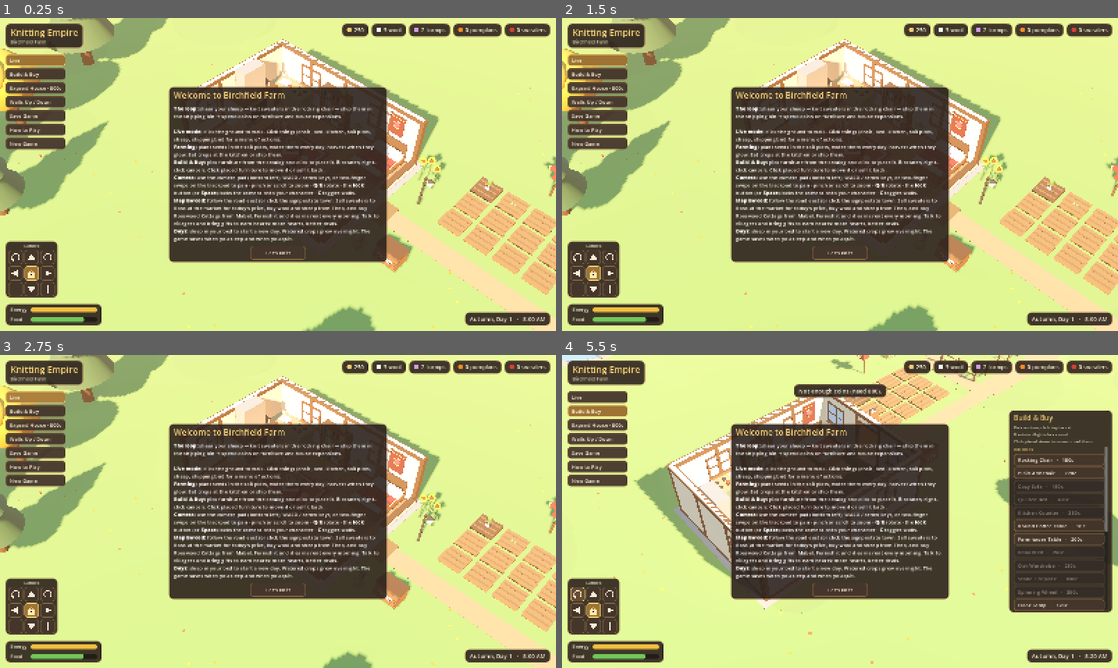
Above: before the commit, frames 1-4 (two rows, left to right).
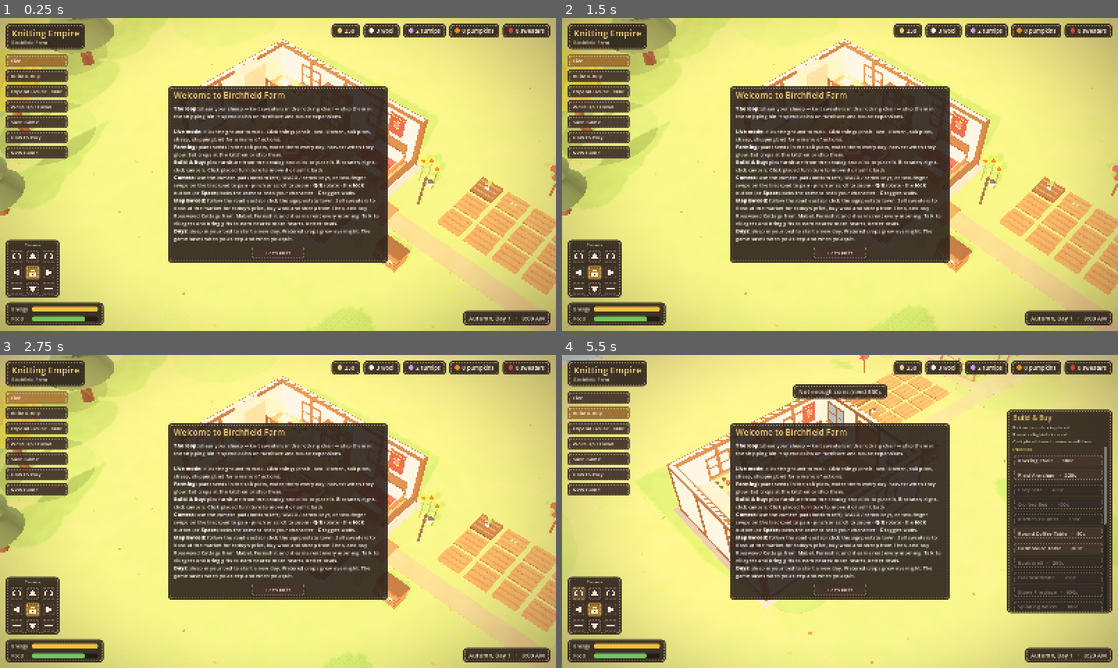
Above: after the commit, the same moments.

Repository: alexxtronic/knitting-empire
Game: Godot game, scene res://main.tscn
The game is run twice, just before and just after one commit, with the same random seed, the same clock (stepped at 60 frames per second) and the same inputs.
Inputs (mouse positions are in pixels of both pictures, inside the frame that each line leads up to):
- Up to frame 1 (0.25 s): no input
- Up to frame 2 (1.5 s): click "New Game" at 0.5 s; click "New Game" at 1.25 s
- Up to frame 3 (2.75 s): click "Live" at 2 s
- Up to frame 4 (5.5 s): click "Build & Buy" at 2.75 s; click "Expand House · 800c" at 3.5 s; click "Walls Up / Down" at 4.25 s; click (578, 592) at 5.02 s

The runs differ from the first frame. In frame 1, 28% of the frame differs, in the area x 0-100%, y 0-100%; in frame 2, 28%; in frame 3, 27%; in frame 4, 27%.

Commit message:
Hour 5: Woolcore style v0
The world now looks handmade. A felt-and-knit shader (shaders/woolcore.gdshader)
covers every solid surface: felt mottling, fibres and a fuzzy rim everywhere,
with stockinette stitches on the grass, the house walls, rugs and plaid fabric.
Textures are projected in world space so stitches keep their size.

Colour grade with plum shadows and cream highlights, a soft vignette, and rain
that greys it down. Bordered UI panels and buttons are now felt patches with a
running stitch, generated in code.

Three style frames in docs/woolcore/, made by running the game with
--styleframes=DIR. Autotest: 66/66 pass.

Co-Authored-By: Claude Opus 5.5 <noreply@anthropic.com>

Diff:
--- a/scripts/catalog.gd
+++ b/scripts/catalog.gd
@@ -32,10 +32,37 @@
 
 # --- primitive helpers ---------------------------------------------------------
 
-static func mat(c: Color, rough: float = 0.85, glow: float = 0.0) -> StandardMaterial3D:
+## Woolcore (shaders/woolcore.gdshader): solid surfaces are felt, and the colours below are knitted,
+## with this stitch width in metres. Glass, water and glowing things stay plain.
+static var woolcore := true
+const WOOL_SHADER := preload("res://shaders/woolcore.gdshader")
+const KNIT := [
+	[Color(0.43, 0.58, 0.28), 0.24], # grass (world.gd GRASS)
+	[Color(0.92, 0.86, 0.74), 0.15], # house plaster (main.gd PLASTER)
+	[PLAID, 0.07], [PLAID_DARK, 0.07], [CREAM, 0.08],
+	[Color(0.45, 0.12, 0.11), 0.08], [Color(0.88, 0.80, 0.62), 0.08], [Color(0.62, 0.17, 0.14), 0.08], # red rug
+	[Color(0.35, 0.42, 0.55), 0.08], [Color(0.62, 0.35, 0.25), 0.08], # round rug
+]
+
+
+static func mat(c: Color, rough: float = 0.85, glow: float = 0.0) -> Material:
 	var key := "%s_%s_%s" % [c.to_html(true), rough, glow]
 	if _mats.has(key):
 		return _mats[key]
+	if woolcore and glow <= 0.0 and rough >= 0.3 and c.a >= 0.99:
+		var stitch := 0.0
+		for k in KNIT:
+			if (k[0] as Color).is_equal_approx(c):
+				stitch = k[1]
+		var sm := ShaderMaterial.new()
+		sm.shader = WOOL_SHADER
+		sm.set_shader_parameter("albedo", c)
+		sm.set_shader_parameter("roughness", clampf(rough + 0.1, 0.0, 1.0))
+		sm.set_shader_parameter("pattern", 1 if stitch > 0.0 else 0)
+		sm.set_shader_parameter("stitch", maxf(stitch, 0.05))
+		sm.set_shader_parameter("contrast", 0.86 if stitch > 0.2 else 0.72) # big ground stitches stay gentle
+		_mats[key] = sm
+		return sm
 	var m := StandardMaterial3D.new()
 	m.albedo_color = c
 	m.roughness = rough
--- a/scripts/hud.gd
+++ b/scripts/hud.gd
@@ -143,6 +143,7 @@
 	root.mouse_filter = Control.MOUSE_FILTER_IGNORE
 	root.theme = _make_theme()
 	add_child(root)
+	_build_vignette()
 	_build_title()
 	_build_resources()
 	_build_left()
@@ -167,7 +168,98 @@
 
 # --- styling -------------------------------------------------------------------
 
-func _sb(c: Color, radius: int, border := Color(0, 0, 0, 0), margin := 10.0) -> StyleBoxFlat:
+## Woolcore UI: a bordered panel or button is a piece of felt with a running stitch sewn around
+## it (see _stitched); a borderless one is a plain rounded shape.
+func _sb(c: Color, radius: int, border := Color(0, 0, 0, 0), margin := 10.0) -> StyleBox:
+	if border.a > 0.0 and radius >= 6:
+		return _stitched(c, radius, border, margin)
+	return _sb_flat(c, radius, border, margin)
+
+
+static var _felt_cache := {}
+
+## A felt patch with a running stitch, drawn into a small image and nine-sliced. The edges
+## tile, so the stitches keep their size on any panel. Stitch period 8 px: 5 thread, 3 gap.
+func _stitched(c: Color, radius: int, border: Color, margin: float) -> StyleBoxTexture:
+	var key := "%s|%d|%s" % [c.to_html(), radius, border.to_html()]
+	var m := maxi(radius + 6, 14) # corner size
+	var n := m * 2 + 16 # a 16 px middle band that tiles
+	var tex: ImageTexture = _felt_cache.get(key)
+	if tex == null:
+		var img := Image.create(n, n, false, Image.FORMAT_RGBA8)
+		var rng := RandomNumberGenerator.new()
+		rng.seed = 7
+		var thread := border.lerp(Color(1.0, 0.95, 0.82), 0.3)
+		thread.a = 1.0
+		var shade := Color(0, 0, 0, 0.35)
+		var size := Vector2(n, n)
+		var r := float(radius)
+		var inset := 5.5
+		var ri := maxf(r - inset, 1.5)
+		for y in n:
+			for x in n:
+				var p := Vector2(x + 0.5, y + 0.5)
+				var d := _sd_rrect(p, size, 0.5, r)
+				if d > 0.5:
+					img.set_pixel(x, y, Color(0, 0, 0, 0))
+					continue
+				var col := c
+				var grain := 1.0 + (rng.randf() - 0.5) * 0.07 + (0.03 if (x + y * 3) % 7 == 0 else 0.0)
+				col = Color(col.r * grain, col.g * grain, col.b * grain, c.a)
+				col = col.darkened(0.22 * clampf(1.0 + d / 2.5, 0.0, 1.0)) # a soft rolled edge
+				# the stitch: distance to an inset rounded path, dashed along the edges
+				var ds := absf(_sd_rrect(p, size, inset, ri))
+				var dsh := absf(_sd_rrect(p - Vector2(0, 1.2), size, inset, ri)) # its shadow, a pixel lower
+				var on := _stitch_on(p, size, inset, ri, m)
+				if on and dsh < 1.2 and ds >= 1.0:
+					col = col.lerp(shade, 0.5 * clampf(1.2 - dsh, 0.0, 1.0))
+				if on and ds < 1.25:
+					var k := clampf(1.25 - ds, 0.0, 1.0)
+					var tc := thread.lightened(0.12) if ds < 0.4 else thread
+					col = col.lerp(Color(tc.r, tc.g, tc.b, maxf(col.a, 0.95)), k)
+				col.a *= clampf(0.5 - d, 0.0, 1.0)
+				img.set_pixel(x, y, col)
+		tex = ImageTexture.create_from_image(img)
+		_felt_cache[key] = tex
+	var sb := StyleBoxTexture.new()
+	sb.texture = tex
+	sb.texture_margin_left = m
+	sb.texture_margin_right = m
+	sb.texture_margin_top = m
+	sb.texture_margin_bottom = m
+	sb.axis_stretch_horizontal = StyleBoxTexture.AXIS_STRETCH_MODE_TILE_FIT
+	sb.axis_stretch_vertical = StyleBoxTexture.AXIS_STRETCH_MODE_TILE_FIT
+	sb.content_margin_left = margin + 5.0
+	sb.content_margin_right = margin + 5.0
+	sb.content_margin_top = margin * 0.6 + 2.0
+	sb.content_margin_bottom = margin * 0.6 + 2.0
+	return sb
+
+
+## Signed distance from p to a rounded rectangle filling `size`, shrunk by `inset`, corner radius r.
+static func _sd_rrect(p: Vector2, size: Vector2, inset: float, r: float) -> float:
+	var c := size * 0.5
+	var b := c - Vector2(inset + r, inset + r)
+	var q := (p - c).abs() - b
+	return Vector2(maxf(q.x, 0.0), maxf(q.y, 0.0)).length() + minf(maxf(q.x, q.y), 0.0) - r
+
+
+## Whether the running stitch shows at p: dashed along straight runs, one long stitch round a corner.
+static func _stitch_on(p: Vector2, size: Vector2, inset: float, r: float, m: int) -> bool:
+	var c := size * 0.5
+	var b := c - Vector2(inset + r, inset + r)
+	var q := (p - c).abs()
+	if q.x > b.x and q.y > b.y:
+		return true # the corner curve
+	var along := p.x # along the top and bottom edges; down the sides
+	if q.x > b.x:
+		along = p.y
+	elif q.y > b.y:
+		along = p.x
+	return absf(fposmod(along - m, 8.0) - 4.0) < 2.5
+
+
+func _sb_flat(c: Color, radius: int, border := Color(0, 0, 0, 0), margin := 10.0) -> StyleBoxFlat:
 	var s := StyleBoxFlat.new()
 	s.bg_color = c
 	s.set_corner_radius_all(radius)
@@ -884,7 +976,7 @@
 
 func _build_phone() -> void:
 	phone_panel = PanelContainer.new()
-	phone_panel.add_theme_stylebox_override("panel", _sb(Color(0.08, 0.09, 0.12, 0.95), 18, Color(0.45, 0.5, 0.6), 14.0))
+	phone_panel.add_theme_stylebox_override("panel", _sb_flat(Color(0.08, 0.09, 0.12, 0.95), 18, Color(0.45, 0.5, 0.6), 14.0))
 	phone_panel.mouse_filter = Control.MOUSE_FILTER_IGNORE
 	var vb := VBoxContainer.new()
 	vb.add_theme_constant_override("separation", 2)
@@ -911,3 +1003,24 @@
 		for r in [0.05, -0.05, 0.04, -0.04, 0.0]:
 			_phone_tween.tween_property(phone_panel, "rotation", r, 0.06)
 		_phone_tween.tween_interval(0.7)
+
+
+## Woolcore: the screen's edges darken a little, like the frame of an embroidery hoop.
+func _build_vignette() -> void:
+	var v := ColorRect.new()
+	v.set_anchors_preset(Control.PRESET_FULL_RECT)
+	v.mouse_filter = Control.MOUSE_FILTER_IGNORE
+	var sh := Shader.new()
+	sh.code = """
+shader_type canvas_item;
+uniform float strength = 0.42;
+void fragment() {
+	vec2 d = (UV - 0.5) * vec2(1.0, 0.82);
+	float v = smoothstep(0.32, 0.8, length(d));
+	COLOR = vec4(0.13, 0.06, 0.09, v * strength);
+}
+"""
+	var m := ShaderMaterial.new()
+	m.shader = sh
+	v.material = m
+	root.add_child(v)
--- a/scripts/main.gd
+++ b/scripts/main.gd
@@ -95,10 +95,14 @@
 var sleeping := false
 var _autosave_t := 0.0
 var _autotest_dir := ""
+var _style_frames := false # --styleframes=DIR: take the Woolcore style frames and quit
 
 
 func _ready() -> void:
 	for a in OS.get_cmdline_user_args():
+		if a.begins_with("--styleframes="):
+			_style_frames = true
+			a = "--autotest=" + a.substr(14)
 		if a.begins_with("--autotest="):
 			_autotest_dir = a.substr(11)
 			Game.save_path = "user://autotest_save.json"
@@ -179,7 +183,9 @@
 	_restore_story_state()
 	if not loaded and _autotest_dir == "":
 		_begin_new_story()
-	if _autotest_dir != "":
+	if _style_frames:
+		_take_style_frames()
+	elif _autotest_dir != "":
 		_autotest()
 	else:
 		DisplayServer.window_move_to_foreground()
@@ -231,10 +237,19 @@
 	env.glow_enabled = true
 	env.glow_intensity = 0.5
 	env.glow_bloom = 0.04
+	# Woolcore grade: plum-tinted shadows, warm cream highlights, a touch more contrast
+	env.adjustment_enabled = true
+	env.adjustment_contrast = 1.06
+	env.adjustment_saturation = 1.1
+	var grade := Gradient.new()
+	grade.offsets = PackedFloat32Array([0.0, 0.5, 1.0])
+	grade.colors = PackedColorArray([Color(0.07, 0.035, 0.09), Color(0.535, 0.5, 0.465), Color(1.0, 0.97, 0.9)])
+	var lut := GradientTexture1D.new()
+	lut.gradient = grade
+	lut.width = 256
+	env.adjustment_color_correction = lut
 	env.fog_enabled = true
 	env.fog_density = 0.0035
-	env.adjustment_enabled = true
-	env.adjustment_saturation = 1.12
 	we.environment = env
 	add_child(we)
 	sun = DirectionalLight3D.new()
@@ -271,6 +286,7 @@
 		env.fog_light_color = sky_mat.sky_horizon_color
 		env.ambient_light_energy *= 1.0 - 0.25 * rain
 	env.fog_density = 0.0035 + 0.012 * rain
+	env.adjustment_saturation = 1.1 - 0.3 * rain
 
 
 # --- house -------------------------------------------------------------------------
@@ -1508,6 +1524,69 @@
 	story.auto_line = 0.08
 
 
+## Woolcore style frames (run with -- --styleframes=/abs/dir): the farm at golden hour, the
+## hearth at night, and Maplewood with the embroidered dialogue box.
+func _take_style_frames() -> void:
+	Game.time_running = false
+	_set_cam_lock(false)
+	await _wait(1.0)
+	# 1. the farm, late afternoon
+	Game.hour = 16.4
+	player.position = Vector3(10.6, 0, 3.4)
+	player.face_point(Vector3(18, 0, -1))
+	cam_yaw = deg_to_rad(38.0)
+	cam_yaw_goal = cam_yaw
+	cam_target = Vector3(12.5, 0, -0.5)
+	cam_dist = 17.0
+	await _wait(1.5)
+	await _shot("style_01_farm.png")
+	# 2. the hearth: knitting by the fire after dark, Gran's words on screen
+	Game.hour = 20.2
+	var chair = furniture.filter(func(f): return f.item_id == "rocking_chair")[0]
+	player.position = Vector3(3.4, 0, 4.4)
+	_do_action(chair, "knit")
+	var t := 0.0
+	while not player.busy and t < 10.0:
+		await _wait(0.1)
+		t += 0.1
+	await _wait(1.2)
+	cam_yaw = deg_to_rad(52.0)
+	cam_yaw_goal = cam_yaw
+	cam_target = chair.position + Vector3(-0.3, 0.6, -0.4)
+	cam_dist = 6.2
+	player._label.visible = false
+	hud.story_begin()
+	hud.story_say("", "\"Knit something. It helps. It always helped.\"", null)
+	hud.story_click()
+	await _wait(1.0)
+	await _shot("style_02_hearth.png")
+	await hud.story_end()
+	# 3. Maplewood: Rowan, his portrait, and a choice
+	player.walk([])
+	Game.hour = 10.2
+	var rowan := _villager("rowan")
+	rowan.settle_at(Vector3(46.4, 0, 1.2))
+	player.position = Vector3(45.0, 0, 2.6)
+	rowan.face_point(player.position, 30.0)
+	player.face_point(rowan.position)
+	rowan.talk(30.0)
+	cam_yaw = deg_to_rad(45.0)
+	cam_yaw_goal = cam_yaw
+	cam_target = (rowan.position + player.position) * 0.5 + Vector3(0, 0.9, 0)
+	cam_dist = 7.5
+	for v in villagers:
+		if v.tag:
+			v.tag.visible = false
+	hud.story_begin()
+	hud.story_say("Rowan", "Come find me on the hill if they give you trouble. They usually do.", load("res://assets/portraits/rowan_warm.png"))
+	hud.story_click()
+	hud.story_choices("What do you say?", ["I might take you up on that.", "I'll manage. I always do.", "Are you always this friendly?"])
+	await _wait(1.4)
+	await _shot("style_03_maplewood.png")
+	print("STYLE FRAMES DONE")
+	get_tree().quit()
+
+
 ## Auto-play holds on the first line containing `sub`; finish its typing, picture it, go on.
 func _act1_shot(sub: String, fname: String) -> void:
 	story.pause_on = sub
--- /dev/null
+++ b/shaders/woolcore.gdshader
@@ -0,0 +1,99 @@
+// Woolcore v0: the world as felt and knitting.
+// pattern 0 = felt (soft mottling, fine fibres, a fuzzy rim)
+// pattern 1 = knit (stockinette "V" stitches, `stitch` metres wide), on top of the felt
+// Textures are projected in world space from three sides (triplanar), so a stretched box keeps
+// stitches the same size. Made by scripts/catalog.gd (Catalog.mat / Catalog.knit).
+shader_type spatial;
+render_mode blend_mix, depth_draw_opaque, cull_back, diffuse_burley, specular_schlick_ggx;
+
+uniform vec4 albedo : source_color = vec4(1.0);
+uniform float roughness : hint_range(0.0, 1.0) = 0.95;
+uniform int pattern = 0;
+uniform float stitch = 0.3;
+uniform float fuzz : hint_range(0.0, 1.0) = 1.0;
+uniform float contrast : hint_range(0.0, 1.0) = 0.7; // how dark the gaps between stitches are
+
+varying vec3 wpos;
+varying vec3 wnrm;
+
+void vertex() {
+	wpos = (MODEL_MATRIX * vec4(VERTEX, 1.0)).xyz;
+	wnrm = normalize((MODEL_MATRIX * vec4(NORMAL, 0.0)).xyz);
+}
+
+float hash(vec2 p) {
+	return fract(sin(dot(p, vec2(127.1, 311.7))) * 43758.5453);
+}
+
+float vnoise(vec2 p) {
+	vec2 i = floor(p);
+	vec2 f = fract(p);
+	vec2 u = f * f * (3.0 - 2.0 * f);
+	return mix(mix(hash(i), hash(i + vec2(1.0, 0.0)), u.x), mix(hash(i + vec2(0.0, 1.0)), hash(i + vec2(1.0, 1.0)), u.x), u.y);
+}
+
+float fbm(vec2 p) {
+	float v = 0.0;
+	float a = 0.5;
+	for (int i = 0; i < 4; i++) {
+		v += a * vnoise(p);
+		p = p * 2.03 + vec2(17.0, 9.0);
+		a *= 0.5;
+	}
+	return v;
+}
+
+// One stockinette stitch per unit cell: two petals leaning out from the bottom centre, a "V".
+// Returns height 0..1 (1 = top of the yarn).
+float knit_h(vec2 uv) {
+	vec2 f = fract(uv);
+	vec2 p = vec2(abs(f.x - 0.5), f.y);
+	vec2 a = vec2(0.05, -0.08);
+	vec2 b = vec2(0.36, 1.06);
+	vec2 pa = p - a;
+	vec2 ba = b - a;
+	float t = clamp(dot(pa, ba) / dot(ba, ba), 0.0, 1.0);
+	float d = length(pa - ba * t);
+	float h = 1.0 - smoothstep(0.1, 0.25, d);
+	h *= 0.7 + 0.3 * sin(t * 3.14159);
+	// little twist lines along the yarn ply
+	h *= 0.9 + 0.1 * sin((t * 9.0 + d * 30.0));
+	return h;
+}
+
+// Felt and knit for one projection plane: returns (shade, height).
+vec2 surface(vec2 co, float st) {
+	float mott = fbm(co * 1.7);
+	float fib = vnoise(co * 55.0) * 0.5 + vnoise(co * 110.0 + 3.1) * 0.5;
+	float fw = length(fwidth(co * 55.0));
+	fib = mix(fib, 0.5, smoothstep(0.4, 1.2, fw)); // fibres fade out when they'd shimmer
+	float shade = 0.92 + 0.14 * mott + 0.07 * (fib - 0.5);
+	float h = 0.6;
+	if (pattern == 1) {
+		vec2 uv = co / vec2(st, st * 0.78);
+		float fk = length(fwidth(uv));
+		float k = knit_h(uv);
+		float tint = hash(floor(uv)) * 0.06 - 0.03;
+		float detail = 1.0 - smoothstep(0.22, 0.6, fk); // far away: just the average colour
+		h = mix(0.55, k, detail);
+		shade *= mix(1.0, mix(contrast, 1.08, k) + tint, detail);
+	}
+	return vec2(shade, h);
+}
+
+void fragment() {
+	vec3 n = abs(wnrm);
+	vec3 w = pow(n, vec3(4.0));
+	w /= (w.x + w.y + w.z);
+	vec2 top = surface(wpos.xz, stitch);
+	vec2 sx = surface(vec2(wpos.z, wpos.y), stitch);
+	vec2 sz = surface(vec2(wpos.x, wpos.y), stitch);
+	vec2 s = top * w.y + sx * w.x + sz * w.z;
+	ALBEDO = albedo.rgb * s.x;
+	ROUGHNESS = roughness;
+	SPECULAR = 0.25;
+	AO = mix(0.55, 1.0, s.y);
+	AO_LIGHT_AFFECT = pattern == 1 ? 0.45 : 0.1;
+	RIM = 0.35 * fuzz;
+	RIM_TINT = 0.6;
+}
Not shown, added: docs/.gdignore
Binary file added: docs/woolcore/style_01_farm.png
Binary file added: docs/woolcore/style_02_hearth.png
Binary file added: docs/woolcore/style_03_maplewood.png
Not shown, added: shaders/woolcore.gdshader.uid
